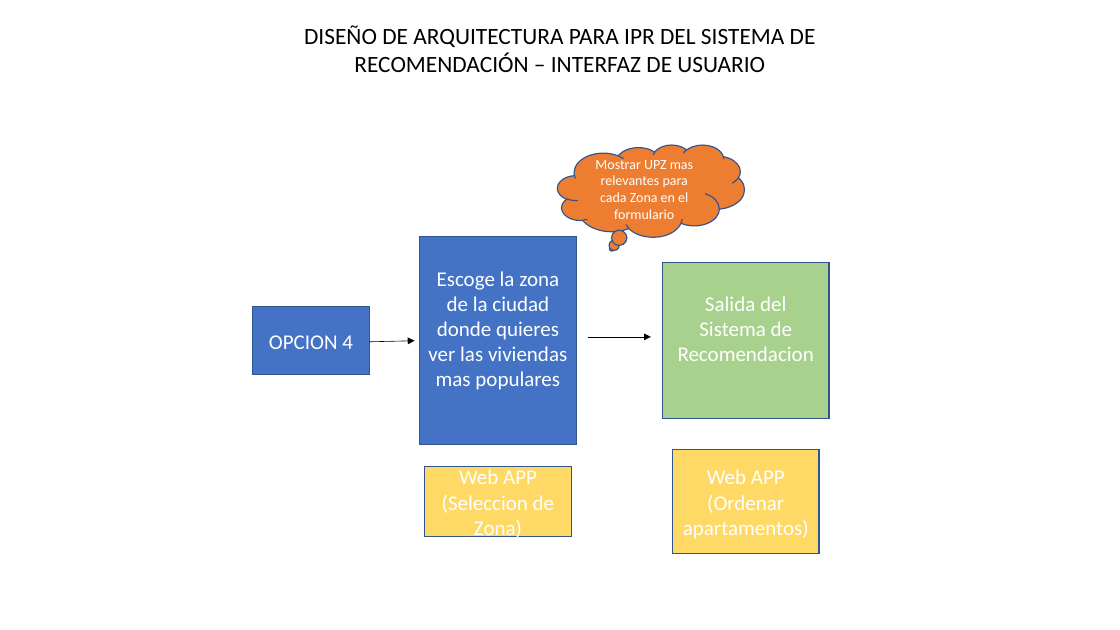
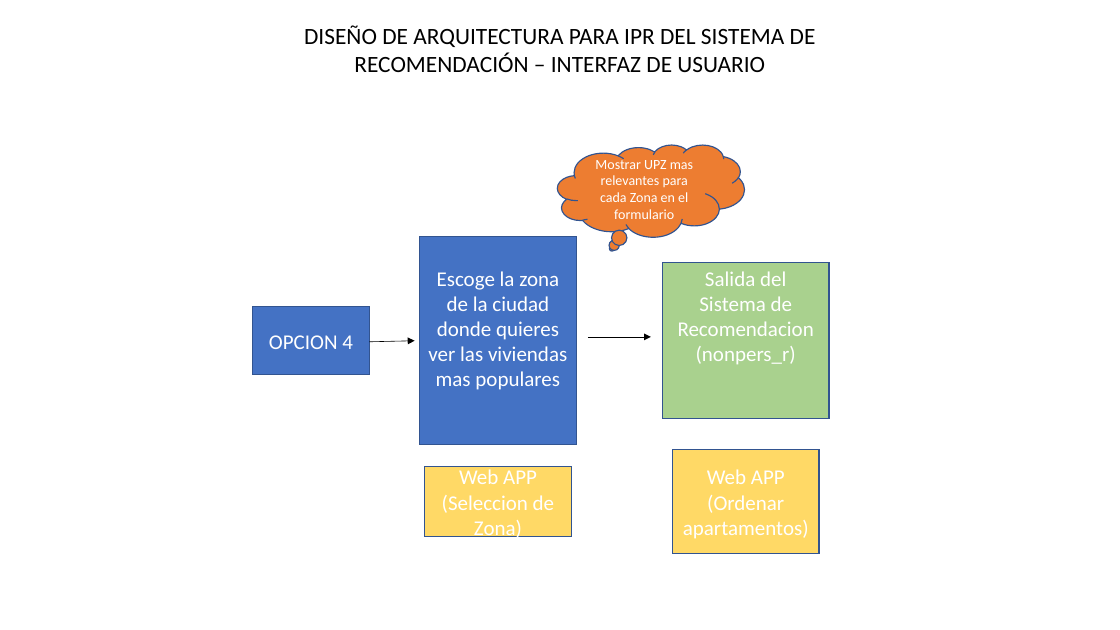
Before and after one commit to mavaron/Sistema_Recomendacion, a slide deck: slide 5 of Arquitectura del sistema de Recomendacion.pptx (slide 6 before the commit). Drawn at 1120x630 pixels with LibreOffice and Linux fonts; fonts in the diff are those of the drawing. Boxes give left, top, right and bottom in pixels: in the first picture for what was removed or moved away, otherwise in the second. Text is boxed around its words. In the diff, an @@ line names an element or a change of style, - is before the commit and + after.

```diff
--- a/Arquitectura del sistema de Recomendacion.pptx
+++ b/Arquitectura del sistema de Recomendacion.pptx
@@ text in rectangle at [678,271,814,365]: text changed @@
-Salida del Sistema de Recomendacion
+Salida del Sistema de Recomendacion (nonpers_r)
```
Also in this commit, not shown: 4 other slides changed, 1 slide removed, 4 other files.
